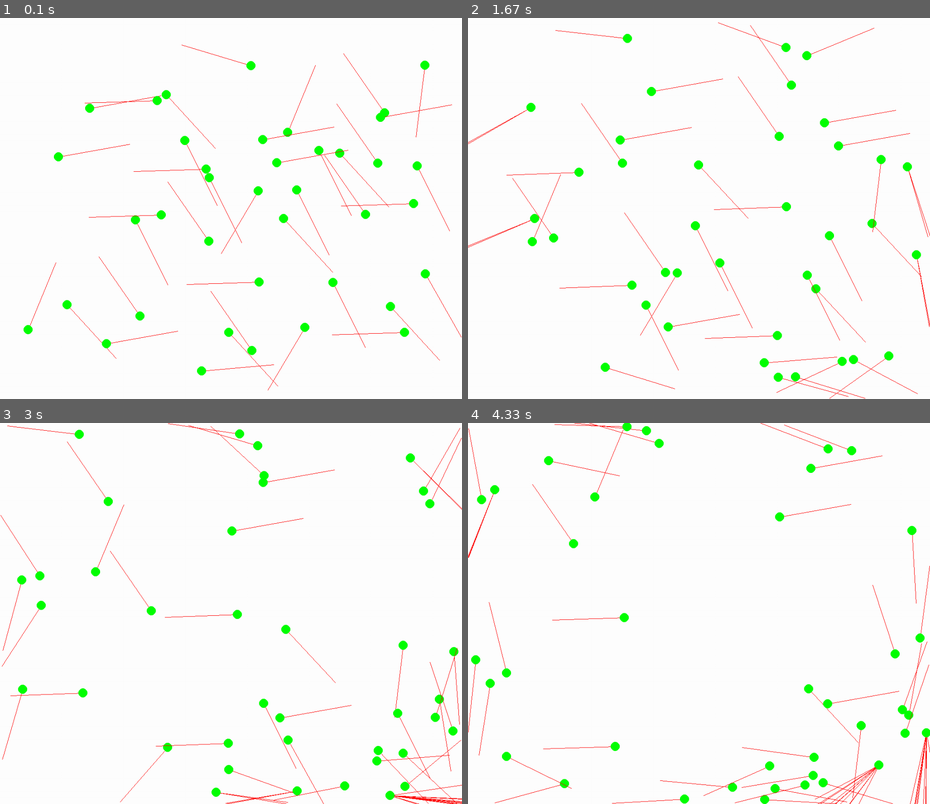
Above: before the commit, frames 1-4 (two rows, left to right).
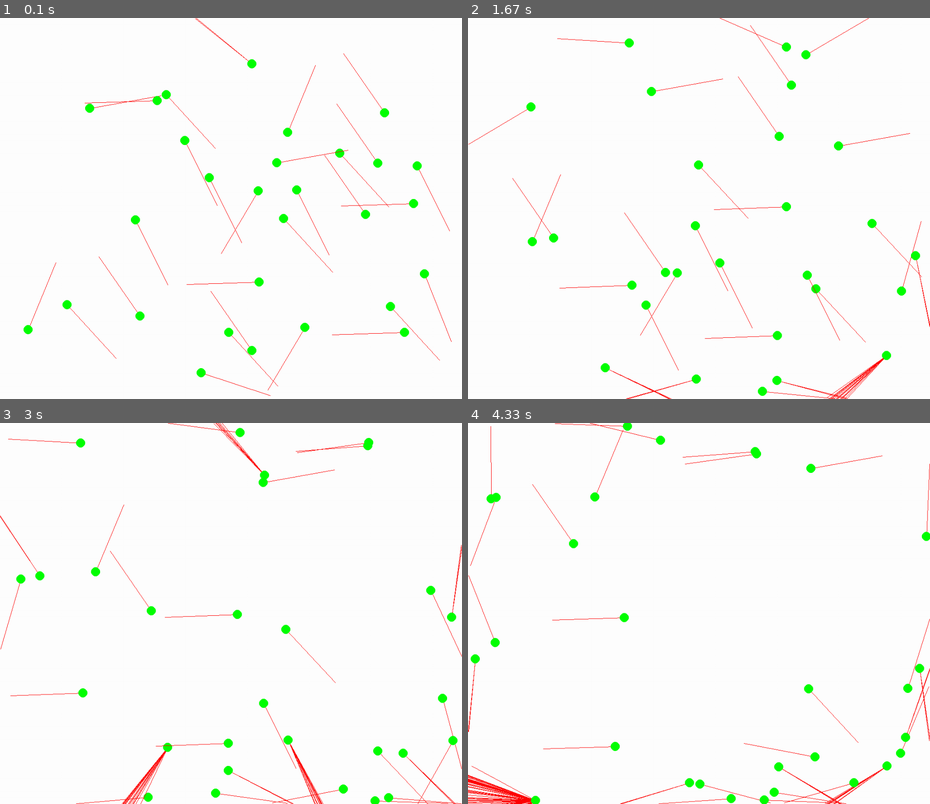
Above: after the commit, the same moments.

Repository: christiangryt/python_rel
Game: pygame game, started from boids/boid-pygame.py
The game is run twice, just before and just after one commit, with the same random seed, the same clock (stepped at 60 frames per second) and the same inputs.
Inputs:
- Up to frame 1 (0.1 s): no input
- Up to frame 2 (1.67 s): no input
- Up to frame 3 (3 s): no input
- Up to frame 4 (4.33 s): no input

The runs differ from the first frame. In frame 1, 1.0% of the frame differs, in the area x 11-100%, y 0-100%; in frame 2, 2.2%; in frame 3, 3.4%; in frame 4, 4.4%, in the area x 0-100%, y 0-100%.

Commit message:
init commit for seperation

Diff:
--- a/boids/boid-pygame.py
+++ b/boids/boid-pygame.py
@@ -11,7 +11,7 @@
 spdVek = pygame.math.Vector2([3,1])
 bb = []
 
-for i in range (1, 40):
+for i in range (1, 30):
 
     pos1 = r.randint(40, width - 40)
     pos2 = r.randint(40, height- 40)
@@ -23,7 +23,7 @@
     pos = pygame.math.Vector2(pos1, pos2)
 
     # ny = boid.boid(pygame.math.Vector2(1,2), [width / (i + 10), height / (i + 10)], 150, 0.02, 100, (0,255,0))
-    ny = boid.boid(spd, pos, 150, 0.01, 100, (0,255,0))
+    ny = boid.boid(spd, pos, 150, 0.01, (0,255,0), 30)
 
 
     bb.append(ny)
@@ -99,11 +99,11 @@
 
                 if prov % 2 == 1:
 
-                    test_retning.rotate_rad_ip(r.randint(0, 1) * b.rotmen * prov)
+                    test_retning.rotate_rad_ip(r.random() * b.rotmen * prov)
 
                 else:
 
-                    test_retning.rotate_rad_ip(r.randint(0,1) * b.rotmen * -prov)
+                    test_retning.rotate_rad_ip(r.random() * b.rotmen * -prov)
 
                 # roterer en så en annen ved mod
                 # roter speed og prøv igjen
@@ -115,6 +115,11 @@
 
                 b.speed = test_retning
                 break
+
+        for bbb in boid.boid.instanser:
+
+            ut = bbb.seperation()
+            # bbb.speed *= ut
 
         pygame.draw.circle(screen, b.color, b.position, b.radius, 0)
 
--- a/boids/boid.py
+++ b/boids/boid.py
@@ -6,12 +6,14 @@
     Klasseobjekt som skal simulere flokk bevegelser
     '''
 
-    def __init__(self, speed, position, synlen, rotmen, forsok, color):
+    instanser = []                          # liste inneholder alle boid objekter
+
+    def __init__(self, speed, position, synlen, rotmen, color, bubble):
         '''
         Ny boid tar in hastighet (vektor), posisjon (vektor) og en farge (hex elr no)
         '''
 
-        self.radius = 10                         # hitbox tall TODO gjør noe samrtere
+        self.radius = 10                    # hitbox tall TODO gjør noe samrtere
 
         pygame.sprite.Sprite.__init__(self) # pygame sprite constructor
 
@@ -25,7 +27,11 @@
         self.color = color                  # (x,y,z)
         self.synlen = synlen                # hvor langt boid skal bry seg (mtp hindringer)
         self.rotmen = rotmen                # radianer mellom hvert forsøk
-        self.forsok = math.ceil(2*math.pi / rotmen)    # hvor mange stråler
+        self.forsok = math.ceil(2*math.pi / rotmen)
+                                            # hvor mange stråler
+        self.bubble = bubble                # avstand før boid tar unnvergelsesmanøver
+
+        boid.instanser.append(self)         # legg seg selv til listen
 
         #før jeg lager en ordentlig sprite bruker jeg bare en sirkeller?)
 
@@ -41,3 +47,39 @@
         Returnerer True om self.pos + vektor ulovlig
             False om ikke
         '''
+
+    # sjekke avstand til naboer
+    def seperation(self):
+        '''
+        Ser på alle andre boids og sjekker om de er for nærme.
+        Om sant, styr unna
+        '''
+
+        for b in boid.instanser:            # alle boids
+
+            # om jeg sjekker meg selv forkaster jeg
+            if self == b:
+                continue
+
+            # avstands vektor
+            avstandsVektor = self.position - b.position
+
+            # finner lengde av vektoren
+            avstand = avstandsVektor.magnitude()
+
+            #pygame.math.Vector2()
+
+            vekkKraft = avstandsVektor
+
+            if avstand <= self.bubble:
+
+                # finner vektor vekk
+                vekkRetning = avstandsVektor.normalize()
+
+                # finner hvor hardt den må dytte
+                vekkKraft += vekkRetning / avstand
+
+        # opdatere retningen til boid
+        vekkKraft *= self.speed
+
+        #return vekkKraft
